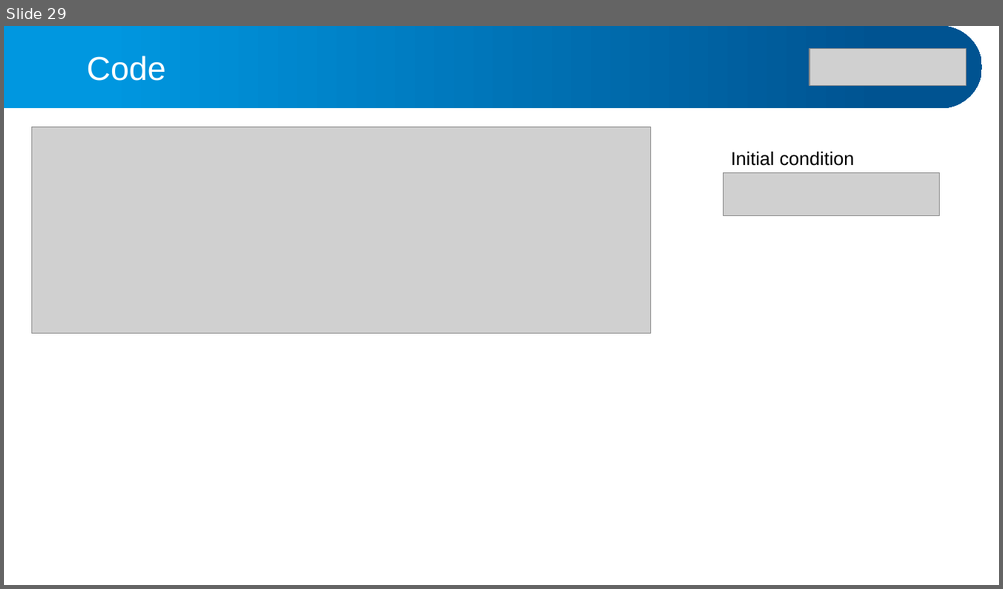
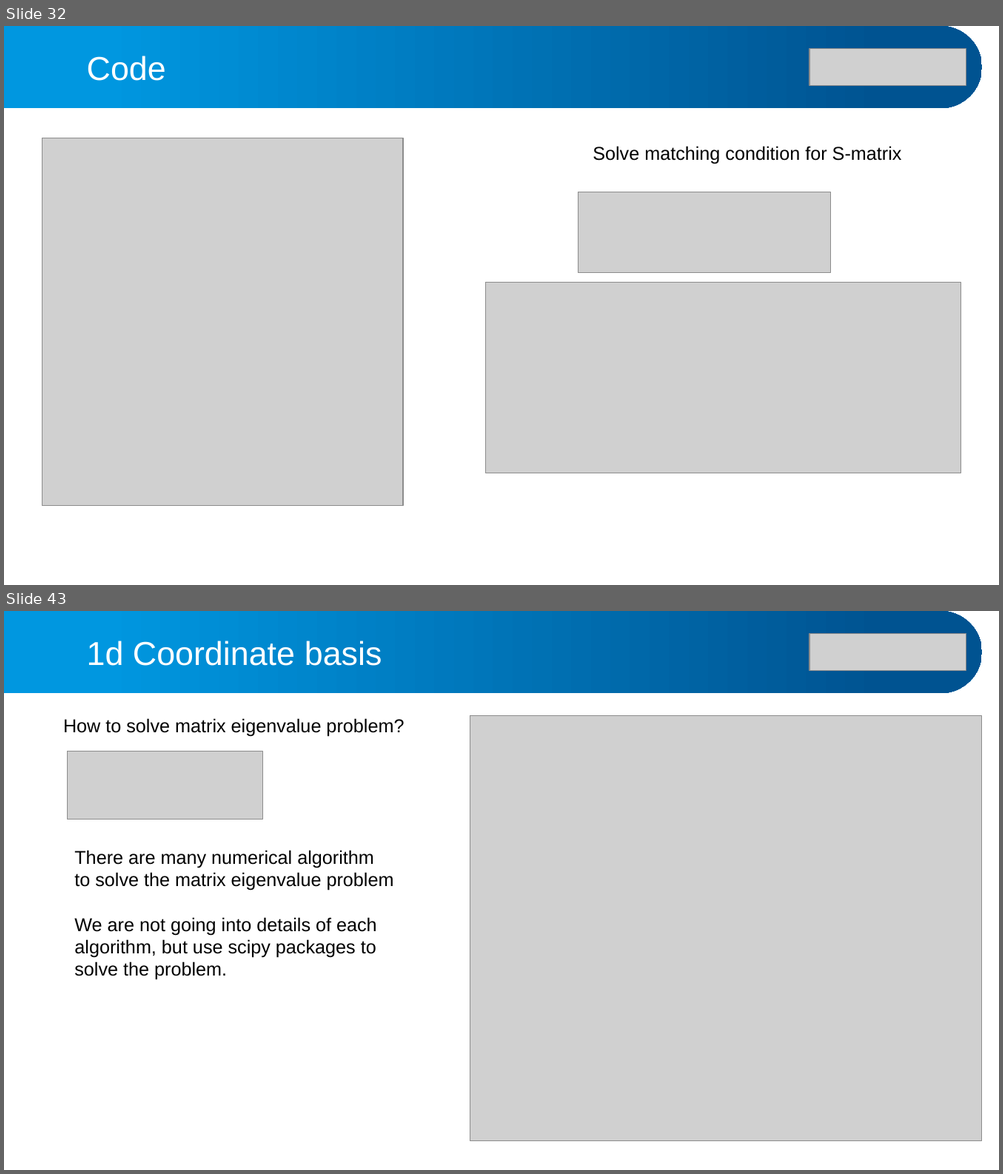
Before and after one commit to alphacentaury-github/NPSS2020, a slide deck: 20260331_연세대_수치양자역학강의.pptx. Shown one above the other, each under a label of ours: slide 29 before the commit, slides 32 and 43 after it; the slides between them are not shown. The pictures are 1003x589 and 1003x1174 pixels, drawn with LibreOffice and Linux fonts; fonts in the diff are those of the drawing; grey boxes stand for pictures. Boxes give left, top, right and bottom in pixels: in the first picture for what was removed or moved away, otherwise in the second. Text is boxed around its words. In the diff, an @@ line names an element or a change of style, - is before the commit and + after.

```diff
--- a/20260331_연세대_수치양자역학강의.pptx
+++ b/20260331_연세대_수치양자역학강의.pptx
@@ slide 43 added at bbox=[4, 611, 999, 1170], background #FFFFFF @@
@@ freeform shape added at bbox=[4, 611, 982, 693], fill gradient #0097E0 to #005391 @@
@@ text added at bbox=[87, 641, 382, 666], 32 pt, text #FFFFFF @@
+1d Coordinate basis
@@ picture added at bbox=[809, 633, 966, 671] @@
@@ text added at bbox=[63, 718, 404, 737], 18 pt, text #000000 @@
+How to solve matrix eigenvalue problem?
@@ picture added at bbox=[470, 715, 982, 1142] @@
@@ picture added at bbox=[68, 752, 262, 820] @@
@@ text added at bbox=[74, 850, 394, 980], 18 pt, text #000000 @@
+There are many numerical algorithm
+to solve the matrix eigenvalue problem
+We are not going into details of each algorithm, but use scipy packages to solve the problem.
@@ what was slide 29 is now slide 32 @@
@@ slide 32 changed as well @@
@@ picture removed at bbox=[32, 127, 651, 333] @@
@@ picture added at bbox=[42, 138, 403, 506] @@
@@ text at bbox=[592, 146, 902, 164]: text changed @@
-Initial condition
+Solve matching condition for S-matrix
@@ picture removed at bbox=[723, 173, 939, 215] @@
@@ picture added at bbox=[578, 192, 831, 273] @@
@@ picture added at bbox=[485, 283, 962, 473] @@
```
Also in this commit, not shown: 5 other slides changed, 24 other slides added, 2 slides removed, 2 other files.
